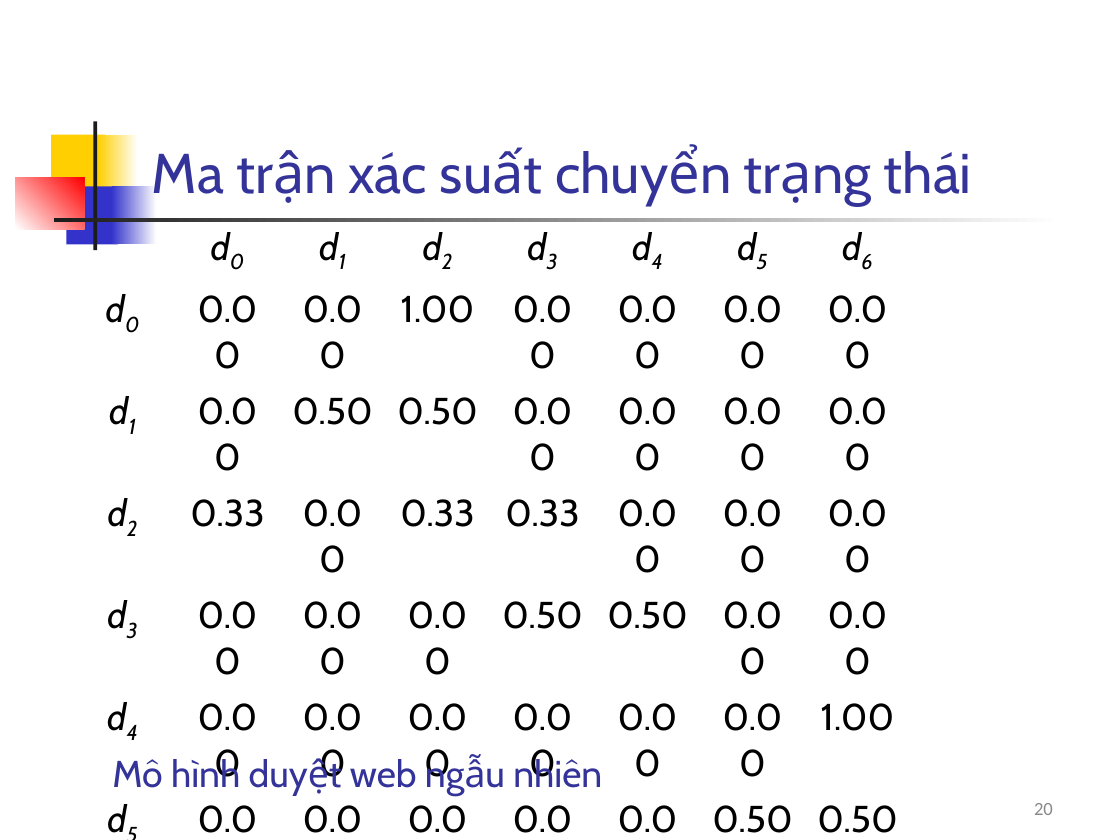
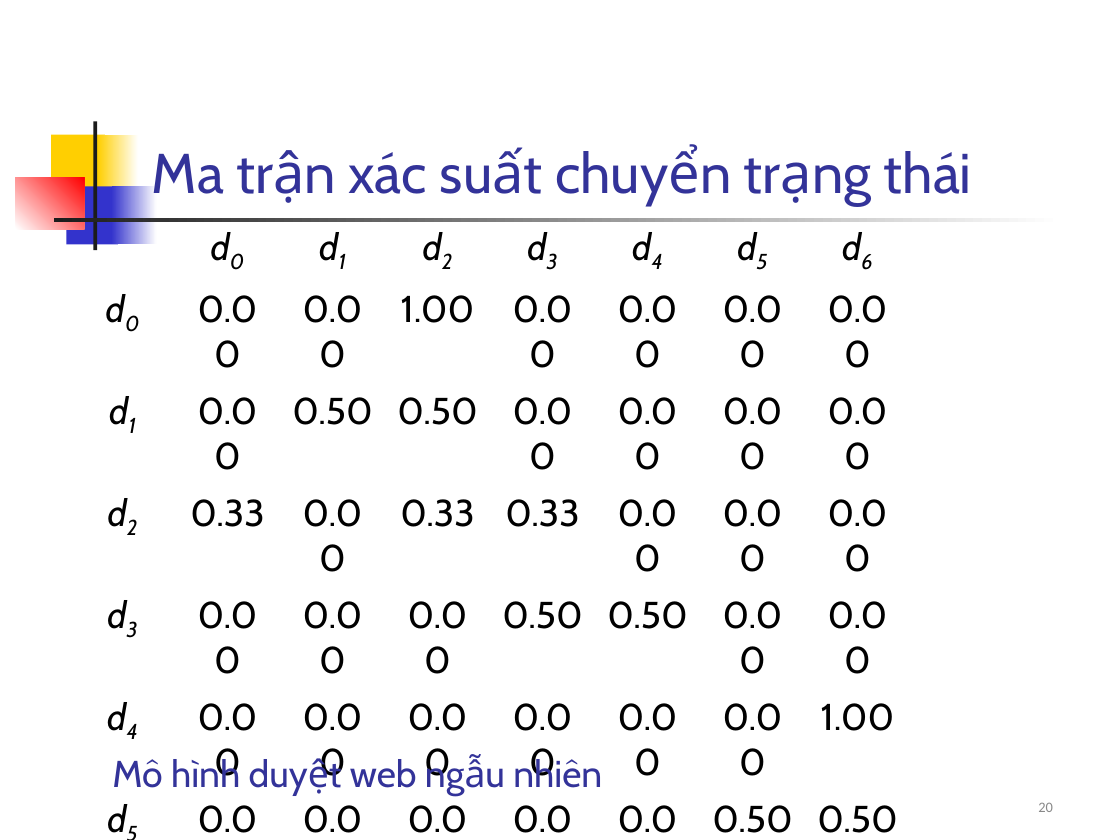
Before and after one commit to nguyenkhanhthien/IT4853, a slide deck: slide 20 of Bai 24 Phan tich lien ket, PageRank.ppt. Drawn at 1120x840 pixels with LibreOffice and Linux fonts; fonts in the diff are those of the drawing. Boxes give left, top, right and bottom in pixels: in the first picture for what was removed or moved away, otherwise in the second. Text is boxed around its words. In the diff, an @@ line names an element or a change of style, - is before the commit and + after.

```diff
--- a/Bai 24 Phan tich lien ket, PageRank.ppt
+++ b/Bai 24 Phan tich lien ket, PageRank.ppt
@@ page number at (1038,803,1053,812): size 12 to 9.3 pt; line spacing 1 to 0.8 @@
```
Also in this commit, not shown: 9 other slides changed, 2 other files.
